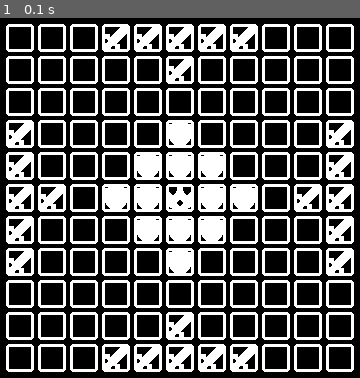
Above: before the commit, frame 1.
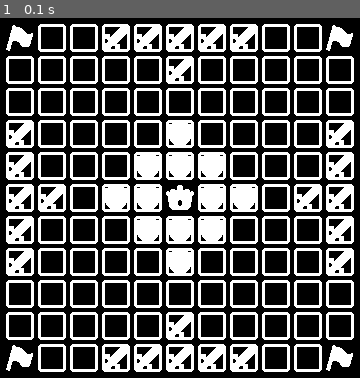
Above: after the commit, the same moment.

Repository: joaquinkiko/hnefatafl-pygame
Game: pygame game, started from main.py
Same seed, same stepped clock (60 frames per second), same inputs: the game is played once before the commit and once after it.
Inputs:
- Up to frame 1 (0.1 s): no input

The runs differ from the first frame. In frame 1, 2.0% of the frame differs, in the area x 1-99%, y 1-99%.

Commit message:
Add space type drawing

Diff:
--- a/main.py
+++ b/main.py
@@ -82,39 +82,48 @@
                textures: dict[str, Surface],
                texture_sizes: dict[str, tuple[int, int]]
                ) -> None:
+    # Use "grid" texture for base space sizing
+    space_size: tuple[int ,int] = texture_sizes["grid"]
     # Get offset so that board is centered
     offset: tuple[int, int] = (
-         (window.get_width() - (board.width * texture_sizes["grid"][0])) / 2,
-         (window.get_height() - (board.height * texture_sizes["grid"][1])) / 2
+         (window.get_width() - (board.width * space_size[0])) / 2,
+         (window.get_height() - (board.height * space_size[1])) / 2
         )
     # Draw grid
     for x in range(board.width):
             for y in range(board.height):
-                window.blit(
-                    textures["grid"],
-                    (
-                        x * texture_sizes["grid"][0] + offset[0],
-                        y * texture_sizes["grid"][1] + offset[1]
+                # Get draw position based off "grid" texture size
+                draw_position: tuple[int, int] = (
+                        x * space_size[0] + offset[0],
+                        y * space_size[1] + offset[1]
                     )
-                    )
+                board_position: Position = Position(x, y)
+                if board.is_escape(board_position):
+                    window.blit(textures["s_escape"], draw_position)
+                elif board.is_restricted(board_position):
+                    window.blit(textures["s_throne"], draw_position)
+                else:
+                    window.blit(textures["grid"], draw_position)
+
 
 def draw_pieces(window: Surface,
                board: Board,
                textures: dict[str, Surface],
                texture_sizes: dict[str, tuple[int, int]]
                ) -> None:
+    # Use "grid" texture for base space sizing
+    space_size: tuple[int ,int] = texture_sizes["grid"]
     # Get offset so that board is centered
     offset: tuple[int, int] = (
-         (window.get_width() - (board.width * texture_sizes["grid"][0])) / 2,
-         (window.get_height() - (board.height * texture_sizes["grid"][1])) / 2
+         (window.get_width() - (board.width * space_size[0])) / 2,
+         (window.get_height() - (board.height * space_size[1])) / 2
         )
     # Draw grid
     for x in range(board.width):
             for y in range(board.height):
-                # Get draw position based off of grid size
                 draw_position: tuple[int, int] = (
-                        x * texture_sizes["grid"][0] + offset[0],
-                        y * texture_sizes["grid"][1] + offset[1]
+                        x * space_size[0] + offset[0],
+                        y * space_size[1] + offset[1]
                     )
                 match board.get_piece_at(Position(x, y)):
                     case "attacker":
